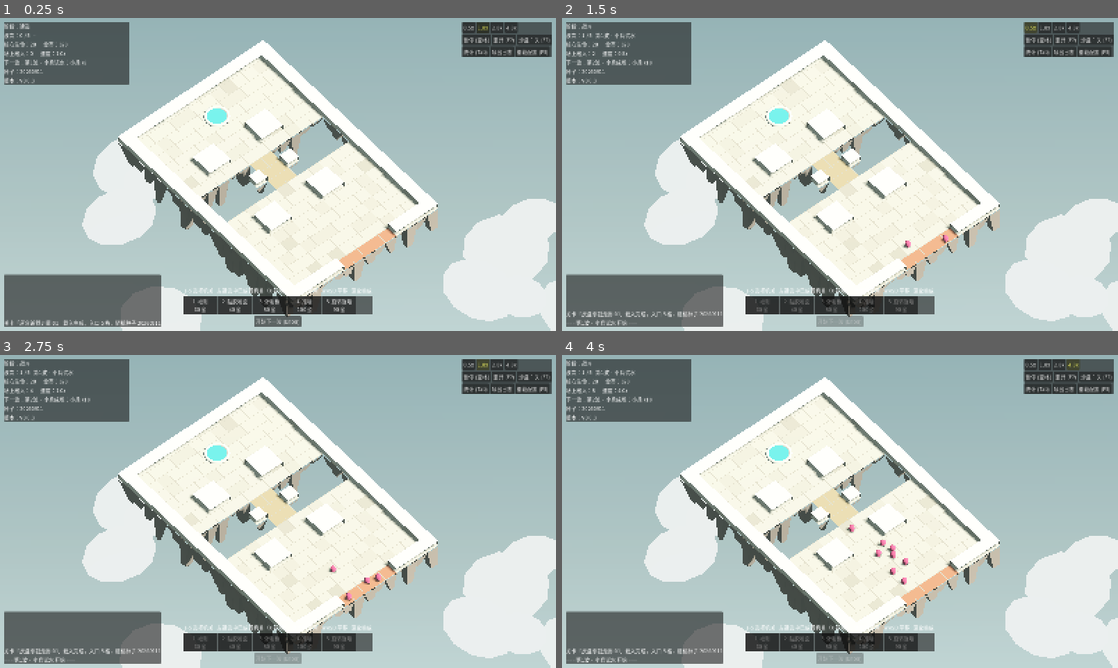
Above: before the commit, frames 1-4 (two rows, left to right).
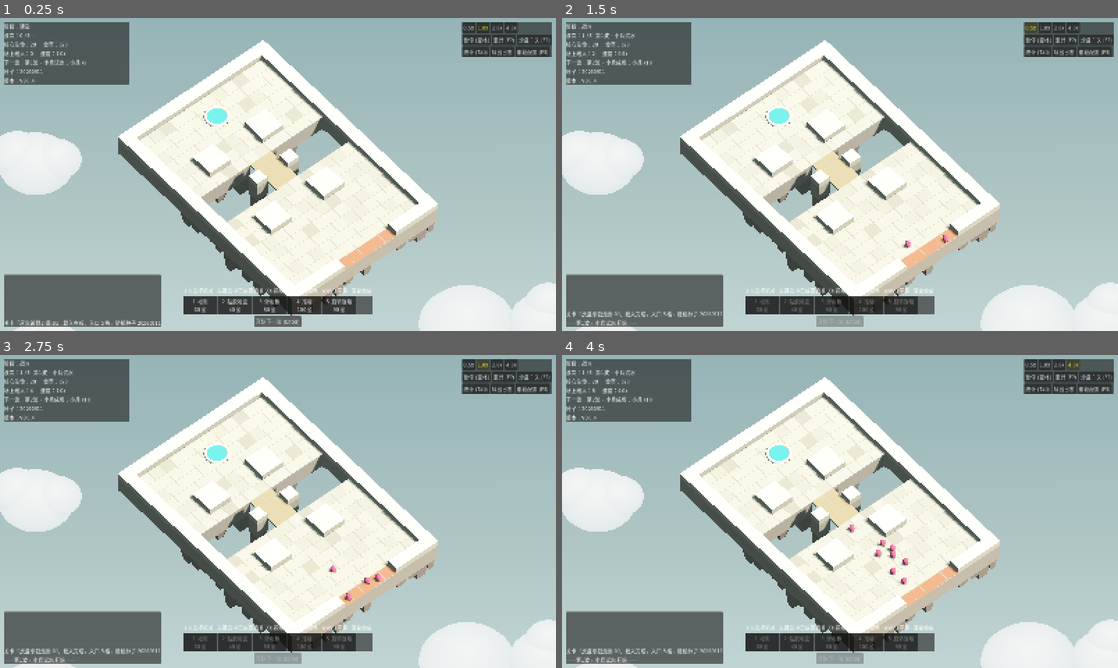
Above: after the commit, the same moments.

Repository: Autinhorse/HumanMustDie
Game: Godot game, scene res://scenes/main.tscn
Same seed, same stepped clock (60 frames per second), same inputs: the game is played once before the commit and once after it.
Inputs:
- Up to frame 1 (0.25 s): no input
- Up to frame 2 (1.5 s): click "开始下一波 (Enter)" at 0.5 s; click "0.5x" at 1.25 s
- Up to frame 3 (2.75 s): click "1.0x" at 2 s
- Up to frame 4 (4 s): click "2.0x" at 2.75 s; click "4.0x" at 3.5 s

The runs differ from the first frame. In frame 1, 15% of the frame differs, in the area x 0-100%, y 12-100%; in frame 2, 15%; in frame 3, 15%; in frame 4, 15%.

Commit message:
v0.0.4 修好竖直面法线，岛体加实心岩层，云改成带渐变的大团
- 竖直面的顶点绕序反了，法线朝内，所有侧面被当成背光面渲染成黑的。
  表现就是"墙没有侧面，只剩一层薄片"。绕序改成从底边起。
  （岩柱那边原本写对了，所以只有它正常，掩盖了这个问题。）
- 岛体在地表下面补一段不收缩的实心岩层，再往下才碎成石柱；石柱的
  宽度、偏移、有无都随机，避免整圈像锯齿。
- 云从纯白平片改成几个球聚成一团、带竖直渐变的平涂物体，并缩小、
  推远、压低，不再压住岛。

演示脚本新增 --ortho 指定缩放，方便拍近景核对细节。

Co-Authored-By: Claude Opus 5 (1M context) <noreply@anthropic.com>
Claude-Session: https://claude.ai/code/session_01VCzWxNk1LcyQr5pasXVQW6

Diff:
--- a/data/art.json
+++ b/data/art.json
@@ -18,32 +18,38 @@
     "grid_line":   "#BDB3A0",
     "core_water":  "#3FB3B0",
     "entrance":    "#D4825F",
-    "cloud":       "#EAF1F0"
+    "cloud":       "#EAF1F0",
+    "cloud_top":   "#FFFFFF",
+    "cloud_bottom": "#B9CFD1"
   },
 
   "rock": {
     "_comment": "岛底岩柱：程序化生成，跟着地图走。同种子同地图=同一座岛",
     "seed": 20260911,
-    "edge_depth_min": 2.2,
-    "edge_depth_max": 7.0,
+    "solid_depth": 2.6,
+    "edge_depth_min": 1.0,
+    "edge_depth_max": 3.6,
     "edge_long_chance": 0.55,
-    "inner_depth_min": 1.2,
-    "inner_depth_max": 2.6,
-    "taper": 0.45,
-    "taper_variance": 0.5,
-    "jitter": 0.55
+    "inner_depth_min": 0.4,
+    "inner_depth_max": 1.2,
+    "taper": 0.72,
+    "taper_variance": 0.22,
+    "jitter": 0.26,
+    "skip_chance": 0.22,
+    "top_scale_min": 0.62
   },
 
   "clouds": {
     "enabled": true,
-    "count": 14,
-    "radius_min": 3.0,
-    "radius_max": 6.5,
-    "flatten": 0.18,
-    "y_min": -70.0,
-    "y_max": -42.0,
-    "ring_min": 1.35,
-    "ring_max": 2.6
+    "count": 12,
+    "radius_min": 4.0,
+    "radius_max": 8.0,
+    "flatten": 0.40,
+    "lumps": 3,
+    "y_min": -95.0,
+    "y_max": -60.0,
+    "ring_min": 1.6,
+    "ring_max": 3.4
   },
 
   "environment": {
--- a/project.godot
+++ b/project.godot
@@ -11,7 +11,7 @@
 [application]
 
 config/name="HumanMustDie - Prototype A"
-config/version="0.0.3"
+config/version="0.0.4"
 config/description="机关塔防灰盒原型：固定走廊 + 5 种机关 + 小/中/重三类物理敌人"
 run/main_scene="res://scenes/main.tscn"
 config/features=PackedStringArray("4.7", "Forward Plus")
--- a/scripts/main.gd
+++ b/scripts/main.gd
@@ -355,6 +355,11 @@
 					select_trap(String(allowed[i]))
 					break
 
+## 直接指定正交可视高度（调美术/拍近景用）
+func set_zoom(size: float) -> void:
+	_ortho_size = clampf(size, Cfg.num("camera.ortho_min", 10.0), Cfg.num("camera.ortho_max", 90.0))
+	_update_camera()
+
 func _zoom(sign_dir: int) -> void:
 	_ortho_size = clampf(_ortho_size + float(sign_dir) * Cfg.num("camera.zoom_step", 3.0),
 		Cfg.num("camera.ortho_min", 12.0), Cfg.num("camera.ortho_max", 90.0))
--- a/scripts/view/board_view.gd
+++ b/scripts/view/board_view.gd
@@ -157,43 +157,55 @@
 	var n := Vector3(float(dir.x), 0.0, float(dir.y))
 	var side := Vector3(-n.z, 0.0, n.x)
 	var edge := center + n * h
+	# 绕序从底边起，法线才朝外；反了的话整面会被当成背光面渲染成黑的
 	_quad(st,
-		edge - side * h + Vector3(0, y_top, 0),
+		edge - side * h + Vector3(0, y_bottom, 0),
+		edge + side * h + Vector3(0, y_bottom, 0),
 		edge + side * h + Vector3(0, y_top, 0),
-		edge + side * h + Vector3(0, y_bottom, 0),
-		edge - side * h + Vector3(0, y_bottom, 0), color)
+		edge - side * h + Vector3(0, y_top, 0), color)
 
 func _rock_column(st: SurfaceTool, center: Vector3, top_y: float, rock_cfg: Dictionary,
 		rng: RandomNumberGenerator, top_color: Color, deep_color: Color) -> void:
+	# 1) 实心岩层：四面齐平不收缩，岛才有厚度，不然地表就是一层薄片挂着牙齿
+	var solid := float(rock_cfg.get("solid_depth", 1.6))
+	var solid_bottom := top_y - solid
+	for d in HGrid.DIRS:
+		_side_quad(st, center, d, top_y, solid_bottom, top_color)
+
+	# 2) 实心层下面才是长短不一、带锥度的石柱。宽度和有无都随机，避免整圈像锯齿。
+	if rng.randf() < float(rock_cfg.get("skip_chance", 0.22)):
+		return
 	var depth: float
 	if rng.randf() < float(rock_cfg.get("edge_long_chance", 0.55)):
-		depth = rng.randf_range(float(rock_cfg.get("edge_depth_min", 2.2)),
-			float(rock_cfg.get("edge_depth_max", 7.0)))
+		depth = rng.randf_range(float(rock_cfg.get("edge_depth_min", 1.5)),
+			float(rock_cfg.get("edge_depth_max", 5.5)))
 	else:
-		depth = rng.randf_range(float(rock_cfg.get("inner_depth_min", 1.2)),
-			float(rock_cfg.get("inner_depth_max", 2.6)))
+		depth = rng.randf_range(float(rock_cfg.get("inner_depth_min", 0.6)),
+			float(rock_cfg.get("inner_depth_max", 1.8)))
 	var taper := float(rock_cfg.get("taper", 0.45))
 	var variance := float(rock_cfg.get("taper_variance", 0.5))
 	var jitter := float(rock_cfg.get("jitter", 0.55))
 	var scale: float = clampf(taper * rng.randf_range(1.0 - variance, 1.0 + variance), 0.15, 0.95)
 	var off := Vector3(rng.randf_range(-jitter, jitter), 0.0, rng.randf_range(-jitter, jitter))
 
-	var h := _cs * 0.5
-	var bh := h * scale
-	var y1 := top_y - depth
-	var t0 := center + Vector3(-h, top_y, -h)
-	var t1 := center + Vector3(h, top_y, -h)
-	var t2 := center + Vector3(h, top_y, h)
-	var t3 := center + Vector3(-h, top_y, h)
-	var b0 := center + off + Vector3(-bh, y1, -bh)
-	var b1 := center + off + Vector3(bh, y1, -bh)
-	var b2 := center + off + Vector3(bh, y1, bh)
-	var b3 := center + off + Vector3(-bh, y1, bh)
+	var top_scale := rng.randf_range(float(rock_cfg.get("top_scale_min", 0.62)), 1.0)
+	var h := _cs * 0.5 * top_scale
+	var top_off := Vector3(rng.randf_range(-1.0, 1.0), 0.0, rng.randf_range(-1.0, 1.0)) * (_cs * 0.5 - h)
+	var bh := _cs * 0.5 * scale * top_scale
+	var y1 := solid_bottom - depth
+	var t0 := center + top_off + Vector3(-h, solid_bottom, -h)
+	var t1 := center + top_off + Vector3(h, solid_bottom, -h)
+	var t2 := center + top_off + Vector3(h, solid_bottom, h)
+	var t3 := center + top_off + Vector3(-h, solid_bottom, h)
+	var b0 := center + top_off + off + Vector3(-bh, y1, -bh)
+	var b1 := center + top_off + off + Vector3(bh, y1, -bh)
+	var b2 := center + top_off + off + Vector3(bh, y1, bh)
+	var b3 := center + top_off + off + Vector3(-bh, y1, bh)
 	_quad(st, b3, b2, b1, b0, deep_color)
-	_quad(st, b0, b1, t1, t0, top_color)
-	_quad(st, b1, b2, t2, t1, top_color)
-	_quad(st, b2, b3, t3, t2, top_color)
-	_quad(st, b3, b0, t0, t3, top_color)
+	_quad(st, b0, b1, t1, t0, deep_color)
+	_quad(st, b1, b2, t2, t1, deep_color)
+	_quad(st, b2, b3, t3, t2, deep_color)
+	_quad(st, b3, b0, t0, t3, deep_color)
 
 func _quad(st: SurfaceTool, a: Vector3, b: Vector3, c: Vector3, d: Vector3, color: Color) -> void:
 	for v in [a, b, c, a, c, d]:
@@ -252,37 +264,60 @@
 	_clouds.name = "Clouds"
 	add_child(_clouds)
 
+	var pal: Dictionary = art.get("palette", {})
 	var rng := RandomNumberGenerator.new()
 	rng.seed = int(art.get("rock", {}).get("seed", 20260911)) + 7
+
+	# 竖直渐变：顶亮底暗，云才有体积感；平涂不接岛的投影
+	var grad := Gradient.new()
+	grad.set_color(0, _col(pal, "cloud_top", Color(1.0, 1.0, 1.0)))
+	grad.set_color(1, _col(pal, "cloud_bottom", Color(0.76, 0.84, 0.85)))
+	var tex := GradientTexture2D.new()
+	tex.gradient = grad
+	tex.width = 8
+	tex.height = 256
+	tex.fill_from = Vector2(0, 0)
+	tex.fill_to = Vector2(0, 1)
 	var mat := StandardMaterial3D.new()
-	mat.albedo_color = _col(art.get("palette", {}), "cloud", Color(0.92, 0.95, 0.94))
-	mat.roughness = 1.0
-	mat.metallic_specular = 0.0
-	# 平涂：云只是背景衬托，不该接岛的投影
+	mat.albedo_texture = tex
 	mat.shading_mode = BaseMaterial3D.SHADING_MODE_UNSHADED
+	mat.texture_filter = BaseMaterial3D.TEXTURE_FILTER_LINEAR
 
 	var center := grid.center_world()
 	var island_radius: float = max(center.x, center.z)
 	var ring_min := float(cfg.get("ring_min", 1.35)) * island_radius
 	var ring_max := float(cfg.get("ring_max", 2.6)) * island_radius
-	for i in int(cfg.get("count", 14)):
-		var mi := MeshInstance3D.new()
-		var sphere := SphereMesh.new()
-		sphere.radius = rng.randf_range(float(cfg.get("radius_min", 3.0)), float(cfg.get("radius_max", 6.5)))
-		sphere.height = sphere.radius * 2.0
-		sphere.radial_segments = 12
-		sphere.rings = 6
-		mi.mesh = sphere
-		mi.material_override = mat
-		mi.cast_shadow = GeometryInstance3D.SHADOW_CASTING_SETTING_OFF
+	var flatten := float(cfg.get("flatten", 0.45))
+	var lumps := int(cfg.get("lumps", 4))
+	for i in int(cfg.get("count", 10)):
+		var group := Node3D.new()
 		var ang := rng.randf() * TAU
 		var dist := rng.randf_range(ring_min, ring_max)
-		mi.position = Vector3(
+		group.position = Vector3(
 			center.x + cos(ang) * dist,
 			rng.randf_range(float(cfg.get("y_min", -70.0)), float(cfg.get("y_max", -42.0))),
 			center.z + sin(ang) * dist)
-		mi.scale = Vector3(rng.randf_range(0.8, 1.3), float(cfg.get("flatten", 0.18)), rng.randf_range(0.8, 1.3))
-		_clouds.add_child(mi)
+		_clouds.add_child(group)
+
+		var base := rng.randf_range(float(cfg.get("radius_min", 7.0)), float(cfg.get("radius_max", 14.0)))
+		for j in lumps:
+			var mi := MeshInstance3D.new()
+			var sphere := SphereMesh.new()
+			var r: float = base * (1.0 if j == 0 else rng.randf_range(0.45, 0.8))
+			sphere.radius = r
+			sphere.height = r * 2.0
+			sphere.radial_segments = 24
+			sphere.rings = 12
+			mi.mesh = sphere
+			mi.material_override = mat
+			mi.cast_shadow = GeometryInstance3D.SHADOW_CASTING_SETTING_OFF
+			if j == 0:
+				mi.position = Vector3.ZERO
+			else:
+				mi.position = Vector3(rng.randf_range(-base, base), rng.randf_range(-base * 0.15, base * 0.25),
+					rng.randf_range(-base * 0.5, base * 0.5))
+			mi.scale = Vector3(1.0, flatten, 1.0)
+			group.add_child(mi)
 
 # ---------------------------------------------------------------- 杂项
 
--- a/tests/demo.gd
+++ b/tests/demo.gd
@@ -28,13 +28,19 @@
 	var args := OS.get_cmdline_user_args()
 	var path := ""
 	var delay := 6.0
+	var ortho := 0.0
 	for i in args.size():
 		if args[i] == "--shot" and i + 1 < args.size():
 			path = args[i + 1]
 		elif args[i] == "--shot-delay" and i + 1 < args.size():
 			delay = float(args[i + 1])
+		elif args[i] == "--ortho" and i + 1 < args.size():
+			ortho = float(args[i + 1])
 	if path == "":
 		return
+	if ortho > 0.0:
+		var m := get_child(0)
+		m.set_zoom(ortho)
 	await get_tree().create_timer(delay).timeout
 	await RenderingServer.frame_post_draw
 	var img := get_viewport().get_texture().get_image()
Not shown, changed: docs/原型A_运行与实现说明.md
